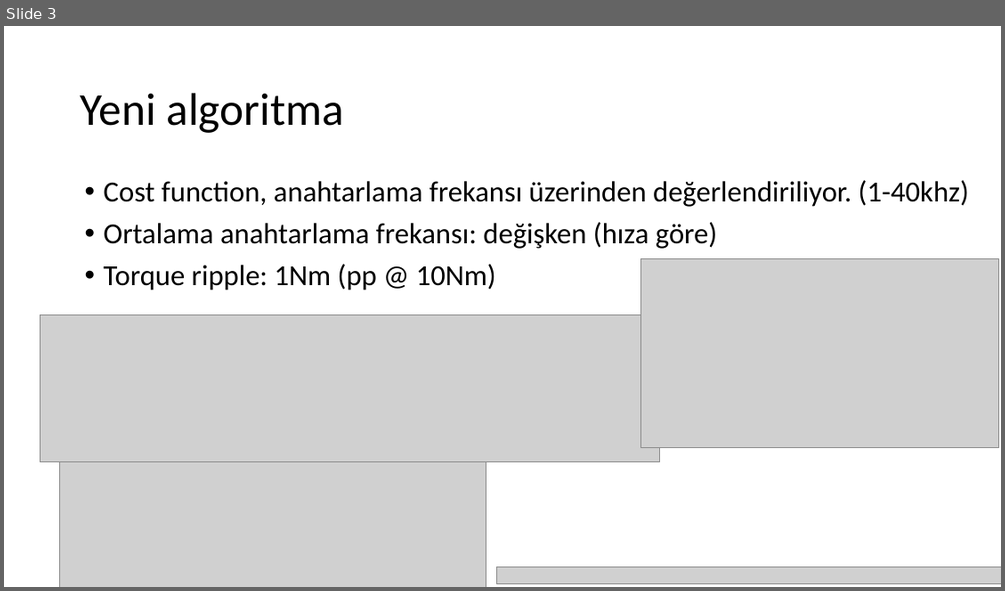
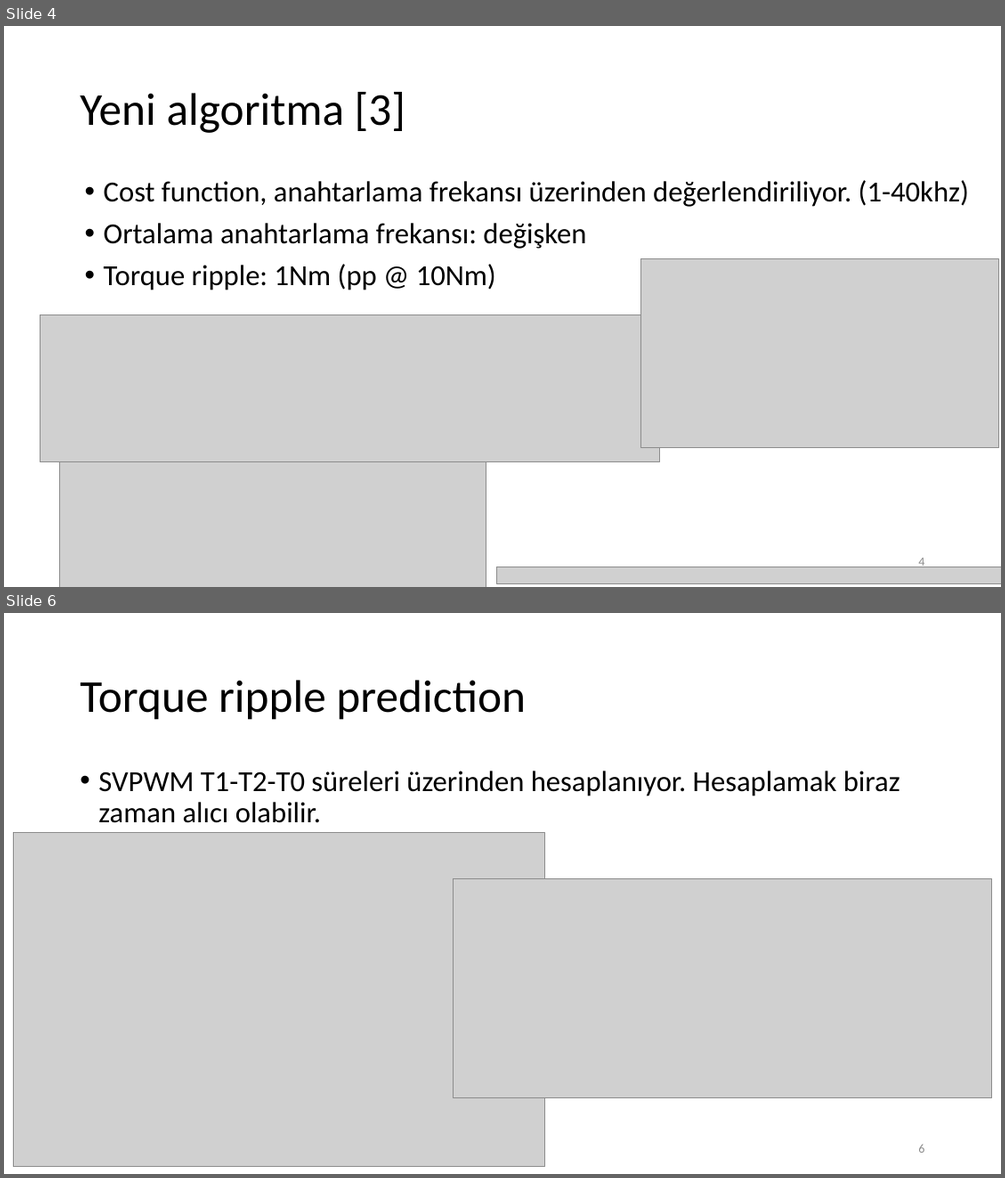
Before and after one commit to hakansrc/fault_tolerant_drives, a slide deck: Simulation/MPC/Sunumlar/MPC_sunum_week35.pptx. Shown one above the other, each under a label of ours: slide 3 before the commit, slides 4 and 6 after it; the slides between them are not shown. The pictures are 1005x591 and 1005x1178 pixels, drawn with LibreOffice and Linux fonts; fonts in the diff are those of the drawing; grey boxes stand for pictures. Boxes give left, top, right and bottom in pixels: in the first picture for what was removed or moved away, otherwise in the second. Text is boxed around its words. In the diff, an @@ line names an element or a change of style, - is before the commit and + after.

```diff
--- a/Simulation/MPC/Sunumlar/MPC_sunum_week35.pptx
+++ b/Simulation/MPC/Sunumlar/MPC_sunum_week35.pptx
@@ slide 6 added at <box>4,613,1001,1174</box>, background #FFFFFF @@
@@ title added at <box>80,680,526,720</box>, 44 pt, text #000000 @@
+Torque ripple prediction
@@ text added at <box>98,771,900,823</box>, 28 pt, text #000000 @@
+• SVPWM T1-T2-T0 süreleri üzerinden hesaplanıyor. Hesaplamak biraz zaman alıcı olabilir.
@@ picture added at <box>13,832,544,1167</box> @@
@@ picture added at <box>453,878,992,1097</box> @@
@@ page number added at <box>918,1144,924,1152</box>, 12 pt, text #8C8C8C @@
+6
@@ what was slide 3 is now slide 4 @@
@@ slide 4 changed as well @@
@@ title at <box>80,92,405,133</box>: text changed @@
-Yeni algoritma
+Yeni algoritma [3]
@@ text at <box>104,223,586,248</box>: text changed @@
-• Ortalama anahtarlama frekansı: değişken (hıza göre)
+• Ortalama anahtarlama frekansı: değişken
@@ page number added at <box>918,557,924,567</box>, 12 pt, text #8C8C8C @@
+4
```
Also in this commit, not shown: 2 other slides changed, 14 other slides added, 2 slides removed, 9 other files.
